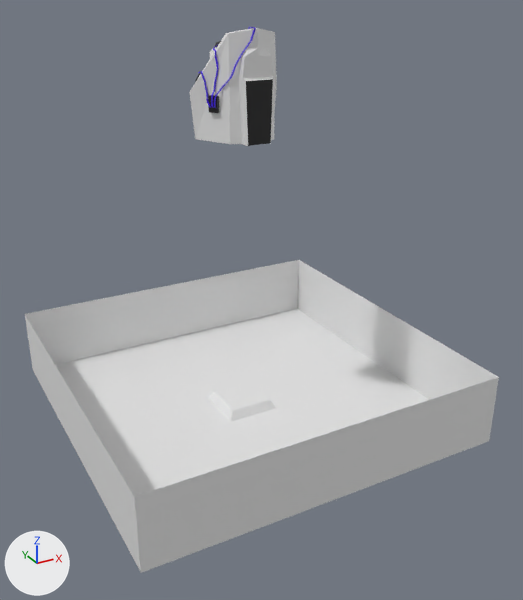
What one commit did to the Blender file Assets/Meshes/Props/Tank.blend.
Rendered twice from a 50 mm camera at (-8.44, -16.55, 11.47) aimed at (0.26, -0.73, 3.56). The lights are fixed; the arrows at lower left show +X, +Y and +Z.
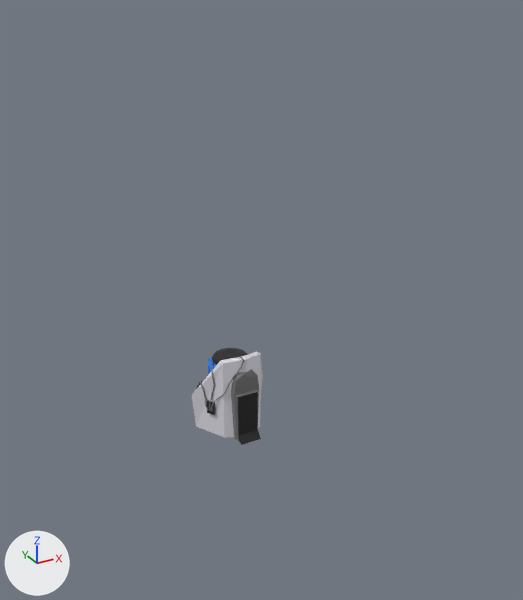
Boxes [x1, y1, x2, y2] around the edits, measured in the pictures (523 x 600 px):
'laboratory', deleted: before [25, 260, 499, 573]
'tank_back', reshaped, moved (18% narrower, 20% shorter): before [189, 28, 277, 146]; after [191, 351, 263, 445]
'tank_door', added (black): after [238, 392, 258, 435]
'tank', moved: before [209, 41, 221, 58]; after [208, 348, 247, 375]
'Cube.001', moved: before [214, 27, 256, 108]; after [211, 356, 244, 411]
'Cube', moved: before [208, 95, 219, 113]; after [207, 400, 216, 415]
'Cube.002', moved: before [211, 45, 219, 108]; after [209, 362, 215, 411]
'Cube.003', moved: before [199, 71, 211, 108]; after [199, 381, 209, 410]
'Cube.004', moved (not visible afterwards): before [195, 73, 201, 82]
part 1 of me_plane_002, added: after [191, 351, 263, 445]
part 2 of me_plane_002, deleted: before [239, 47, 274, 146]
part 3 of me_plane_002, deleted: before [189, 28, 277, 144]

Patch to the scene script:
```diff
--- a/Assets/Meshes/Props/Tank.blend.py
+++ b/Assets/Meshes/Props/Tank.blend.py
@@ mat_tankgrey @@
+mat_tankgrey = principled_material('tankgrey')
+mat_tankgrey.base_color = (0.179, 0.179, 0.179)  # grey #757575
@@ mat_tankwhite @@
+mat_tankwhite = principled_material('tankwhite')
+mat_tankwhite.base_color = (0.74, 0.726, 0.8)  # white #dfdde7
@@ me_plane_002 @@
 # used by ob_tank_back; location = (0.0, -2.3, 9.59); rotation_euler = (0.0, 1.571, 0.0), in degrees (0, 90, 0); scale = (1.55, 1.29, 1.29)
-me_plane_002.from_pydata(...)  # 44 vertices, 38 faces; spans x -0.59..1.11, y 0.93..2.15, z -0.95..0.95
-me_plane_002.materials.append(mat_material_001)  # white #e7e7e7
+me_plane_002.from_pydata(...)  # 73 vertices, 65 faces; spans x -1.04..0.67, y -0.44..1.18, z -0.95..0.95
+# me_plane_002 part 1: a new loose piece of 71 vertices spanning x -1.04..0.67, y -0.44..1.18, z -0.95..0.95
+# me_plane_002 part 2: the loose piece of 22 vertices spanning x -0.32..1.11, y 0.93..1.15, z -0.32..0.32 is deleted
+# me_plane_002 part 3: 22 vertices removed from x -0.59..1.11, y 0.98..2.15, z -0.95..0.95
 me_plane_002.materials.append(mat_tank_nonglass)
+me_plane_002.materials.append(mat_tankwhite)  # white #dfdde7
+me_plane_002.materials.append(mat_tankgrey)  # grey #757575
@@ me_plane_003 @@
+me_plane_003.from_pydata(...)  # a box spanning x -0.466..0.502, y -0.018..0.005, z 0.0..0.497
+me_plane_003.materials.append(mat_tank_nonglass)  # black #1c1c1d
@@ ob_laboratory @@
-ob_laboratory = bpy.data.objects.new('laboratory', me_plane)
-ob_laboratory.location = (0.0, 0.0, 0.0)
-ob_laboratory.scale = (5.0, 5.0, 3.96)
@@ ob_tank @@
 ob_tank = bpy.data.objects.new('tank', me_cylinder)
-ob_tank.location = (0.0, 0.0, 8.87)
+ob_tank.location = (0.0, 2.304, -0.715)
 ob_tank.scale = (0.659, 0.659, 0.659)
@@ ob_tank_back @@
 ob_tank_back = bpy.data.objects.new('tank_back', me_plane_002)
-ob_tank_back.location = (0.0, -2.3, 9.59)
+ob_tank_back.location = (0.0, 0.0, 0.0)
 ob_tank_back.rotation_euler = (0.0, 1.571, 0.0)  # degrees (0, 90, 0)
@@ ob_cube @@
 ob_cube = bpy.data.objects.new('Cube', me_cube_006)
-ob_cube.location = (-0.83, -0.377, 8.787)
+ob_cube.parent = ob_tank_back
+ob_cube.matrix_parent_inverse = Matrix(((0.0, 0.0, -0.646, -0.446), (0.0, 0.777, 0.0, -1.215), (0.777, 0.0, 0.0, 0.0034), (0.0, 0.0, 0.0, 1.0)))
+ob_cube.location = (-0.83, 1.927, -0.798)
 ob_cube.rotation_euler = (0.0, 0.0, -1.054)  # degrees (0, 0, -60)
@@ ob_cube_001 @@
 ob_cube_001 = bpy.data.objects.new('Cube.001', me_cube_007)
-ob_cube_001.location = (-0.881, -0.491, 9.313)
+ob_cube_001.location = (-0.881, 1.813, -0.272)
 ob_cube_001.rotation_euler = (0.0, 0.0, 0.521)  # degrees (0, 0, 30)
@@ ob_cube_002 @@
 ob_cube_002 = bpy.data.objects.new('Cube.002', me_cube_008)
-ob_cube_002.location = (-0.915, -0.437, 9.31)
+ob_cube_002.location = (-0.915, 1.868, -0.275)
 ob_cube_002.rotation_euler = (0.0, 0.0, 0.521)  # degrees (0, 0, 30)
@@ ob_cube_003 @@
 ob_cube_003 = bpy.data.objects.new('Cube.003', me_cube_009)
-ob_cube_003.location = (-0.947, -0.369, 9.301)
+ob_cube_003.location = (-0.947, 1.936, -0.284)
 ob_cube_003.rotation_euler = (0.0, 0.0, 0.521)  # degrees (0, 0, 30)
@@ ob_tank_door @@
+ob_tank_door = bpy.data.objects.new('tank_door', me_plane_003)
+ob_tank_door.parent = ob_tank_back
+ob_tank_door.matrix_parent_inverse = Matrix(((0.0, 0.0, -0.646, -0.446), (0.0, 0.777, 0.0, -1.215), (0.777, 0.0, 0.0, 0.0034), (0.0, 0.0, 0.0, 1.0)))
+ob_tank_door.location = (-0.324, 1.2, -0.836)
+ob_tank_door.rotation_euler = (-0.00733, 1.571, 0.0)  # degrees (-0.4, 90, 0)
+ob_tank_door.scale = (1.33, 1.85, 1.29)
```
